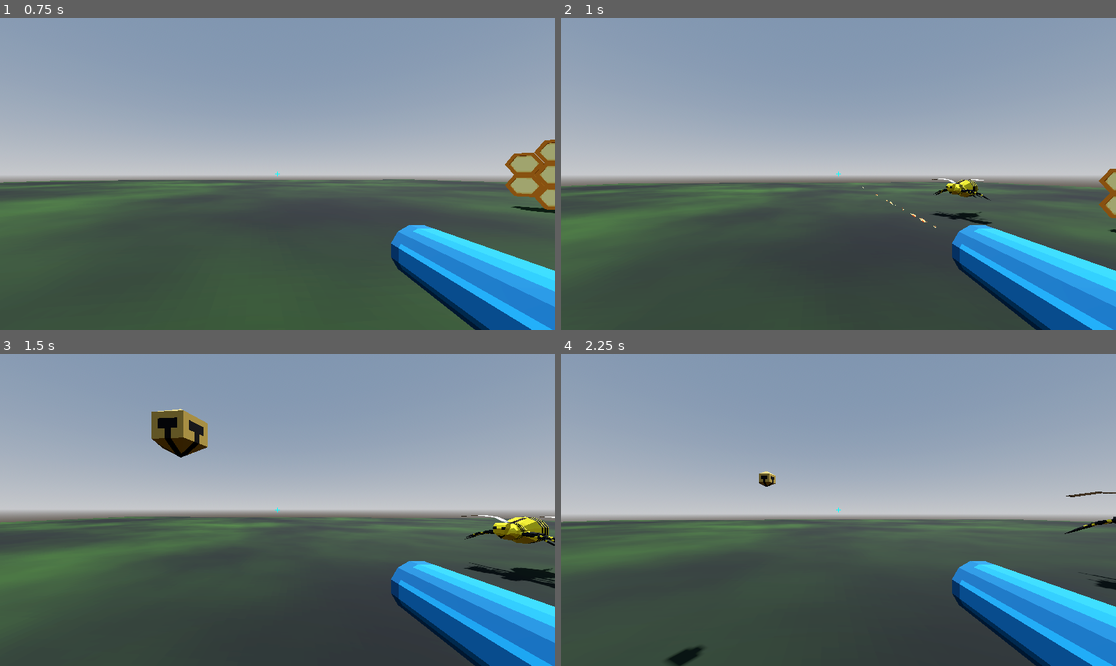
Above: before the commit, frames 1-4 (two rows, left to right).
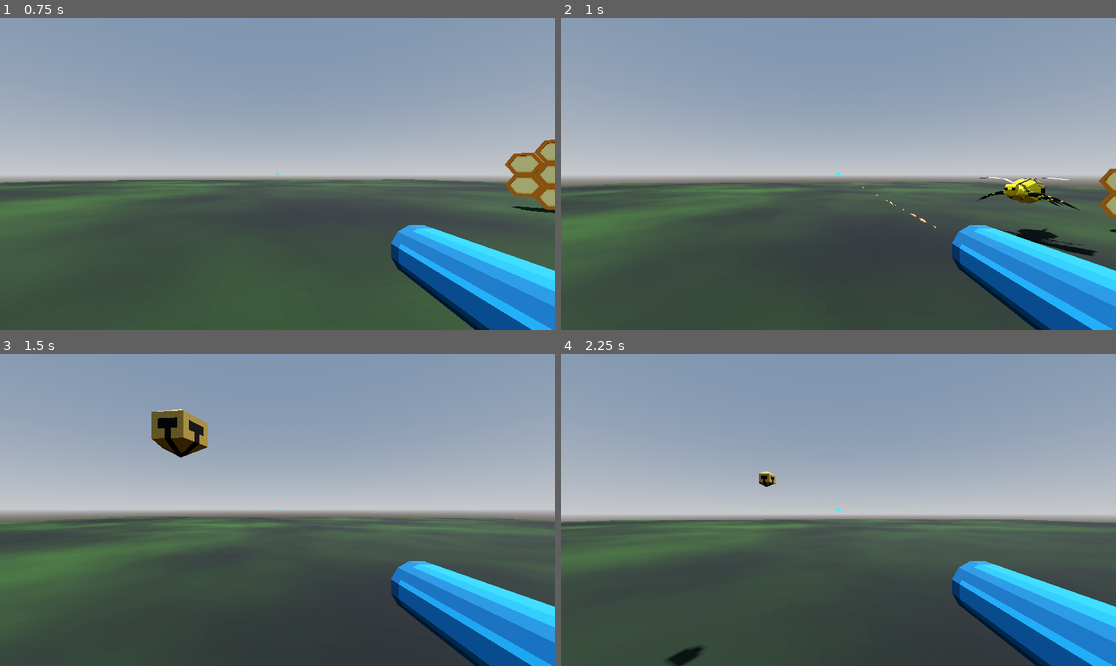
Above: after the commit, the same moments.

Repository: partkyle/bellhivers
Game: Godot game, scene res://scenes/main.tscn
The game is run twice, just before and just after one commit, with the same random seed, the same clock (stepped at 60 frames per second) and the same inputs.
Inputs (mouse positions are in pixels of both pictures, inside the frame that each line leads up to):
- Up to frame 1 (0.75 s): tap Enter at 0.5 s; move the mouse to (305, 174) at 0.52 s; press the mouse at (305, 174) at 0.53 s; hold W (move_up) from 0.53 s (still down)
- Up to frame 2 (1 s): keep holding W (move_up); tap Space (jump) at 0.77 s
- Up to frame 3 (1.5 s): keep holding W (move_up); move the mouse to (249, 510) at 1.27 s; release the mouse at (249, 510) at 1.28 s; tap 1 (grenade) at 1.35 s
- Up to frame 4 (2.25 s): keep holding W (move_up); tap Space (jump) at 1.52 s; move the mouse to (849, 503) at 2.02 s; press the mouse at (849, 503) at 2.03 s

Frame 1 is identical in both runs. In frame 2, 1.4% of the frame differs, in the area x 66-97%, y 51-77%; in frame 3, 1.2%; in frame 4, 0.2%.

Commit message:
spawn vertically

Diff:
--- a/scripts/hive.gd
+++ b/scripts/hive.gd
@@ -4,13 +4,14 @@
 @export var spawnTimer := 1.0
 @export var bee_count := 50
 @export var spawn_radius := Vector2(-5, 5)
+@export var spawn_radius_vertical := Vector2(0, 5)
 
-var enemy_container : Node
-var face_target : Player
 
 @onready var spawn_timer = $SpawnTimer
 @onready var hive_model = $hive_model
 
+var enemy_container : Node
+var face_target : Player
 
 var count = 0
 
@@ -29,7 +30,9 @@
 func _spawn():
 	var b = bee.instantiate()
 	enemy_container.add_child(b)
-	b.global_position = global_position + Vector3(randf_range(spawn_radius.x, spawn_radius.y), 0, randf_range(spawn_radius.x, spawn_radius.y))
+	b.global_position = global_position + Vector3(randf_range(spawn_radius.x, spawn_radius.y),
+												  randf_range(spawn_radius_vertical.x, spawn_radius_vertical.y),
+												  randf_range(spawn_radius.x, spawn_radius.y))
 	b.transform.basis = transform.basis
 
 func _on_spawn_timer_timeout():
